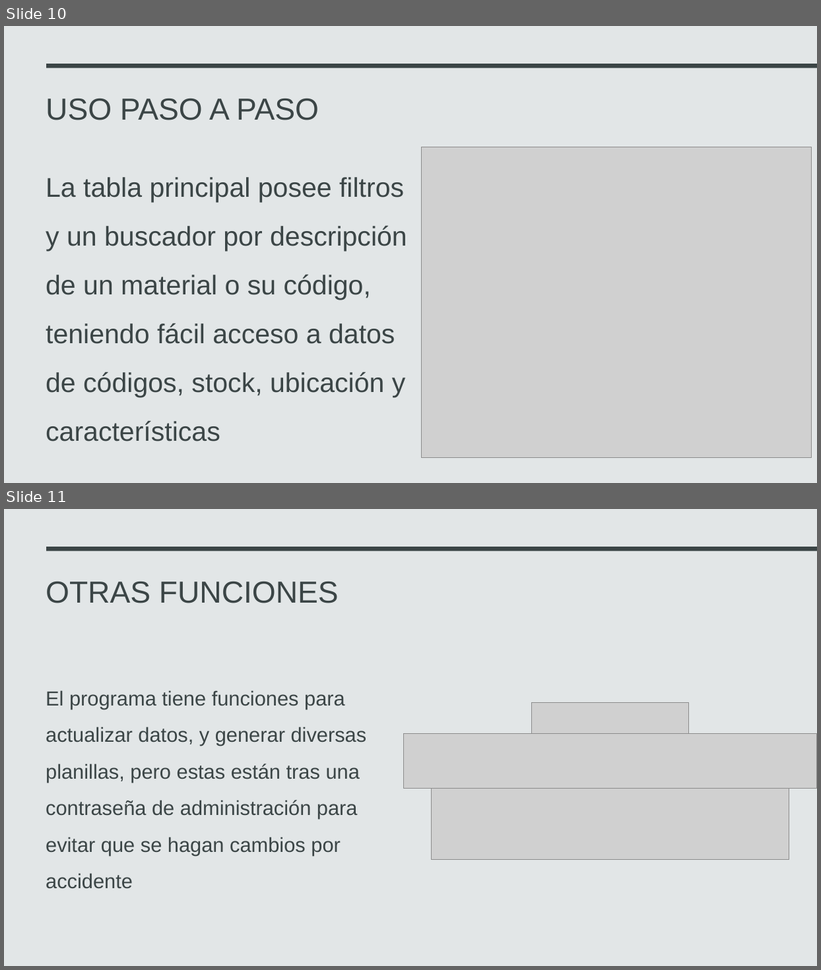
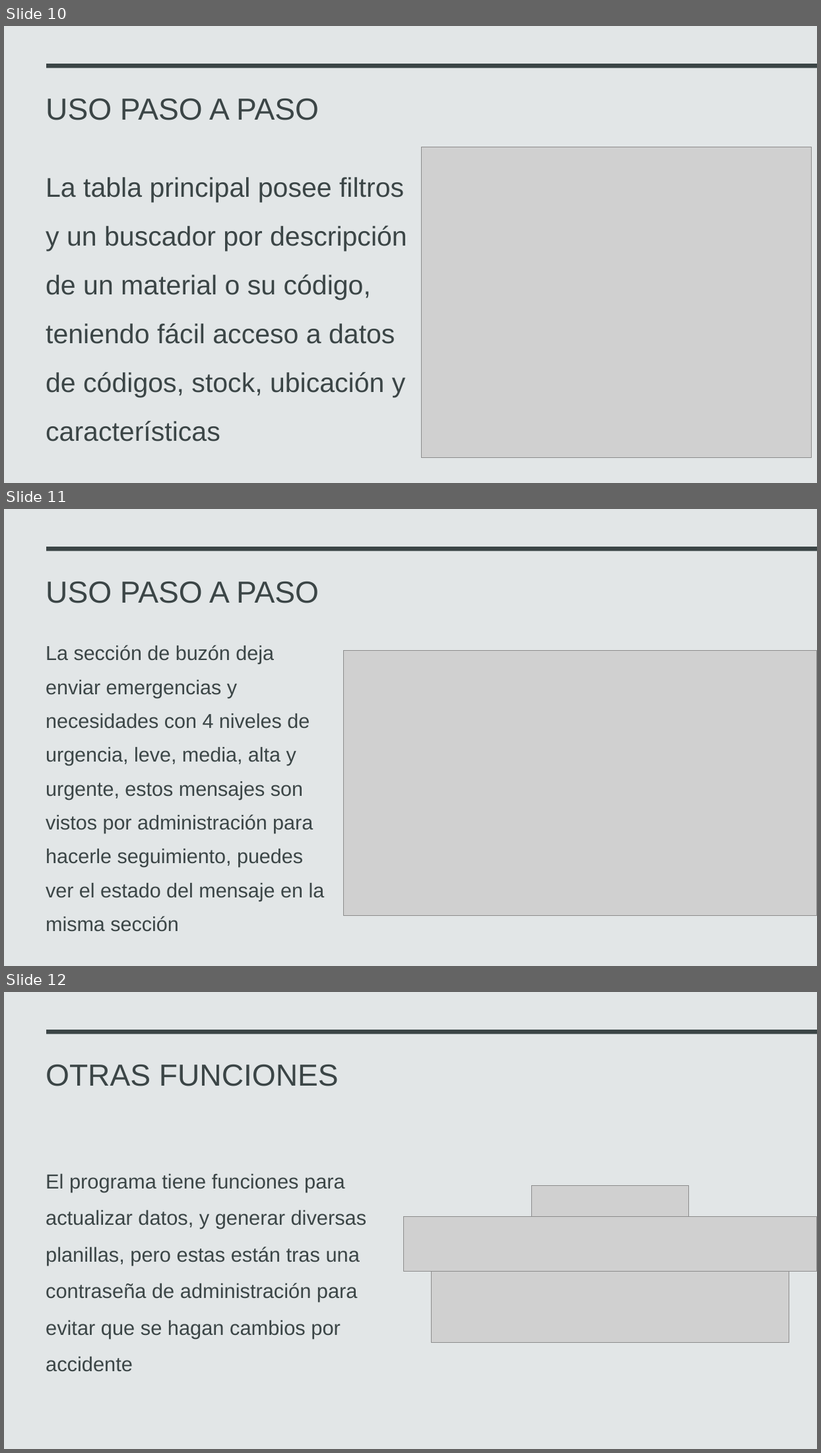
Before and after one commit to AniMuoz/Practica-2, a slide deck: manual de uso/capacitacion/Capacitacion sistema de inventario.pptx. Shown one above the other, each under a label of ours: slides 10 and 11 before the commit, slides 10, 11 and 12 after it. The pictures are 821x970 and 821x1453 pixels, drawn with LibreOffice and Linux fonts; fonts in the diff are those of the drawing; grey boxes stand for pictures. Boxes give left, top, right and bottom in pixels: in the first picture for what was removed or moved away, otherwise in the second. Text is boxed around its words. In the diff, an @@ line names an element or a change of style, - is before the commit and + after.

```diff
--- a/manual de uso/capacitacion/Capacitacion sistema de inventario.pptx
+++ b/manual de uso/capacitacion/Capacitacion sistema de inventario.pptx
@@ slide 11 added at [4, 509, 817, 966], background #E2E6E7; not listed: 1 template element that a slide beside it also shows @@
@@ title added at [46, 581, 319, 603], 36 pt, text #3B4546 @@
+USO PASO A PASO
@@ text added at [46, 645, 325, 932], 23.8 pt, text #3B4546 @@
+La sección de buzón deja enviar emergencias y necesidades con 4 niveles de urgencia, leve, media, alta y urgente, estos mensajes son vistos por administración para hacerle seguimiento, puedes ver el estado del mensaje en la misma sección
@@ picture added at [344, 650, 817, 916] @@
@@ what was slide 11 is now slide 12 @@
```
Also in this commit, not shown: 1 slide changed, 4 other files.
